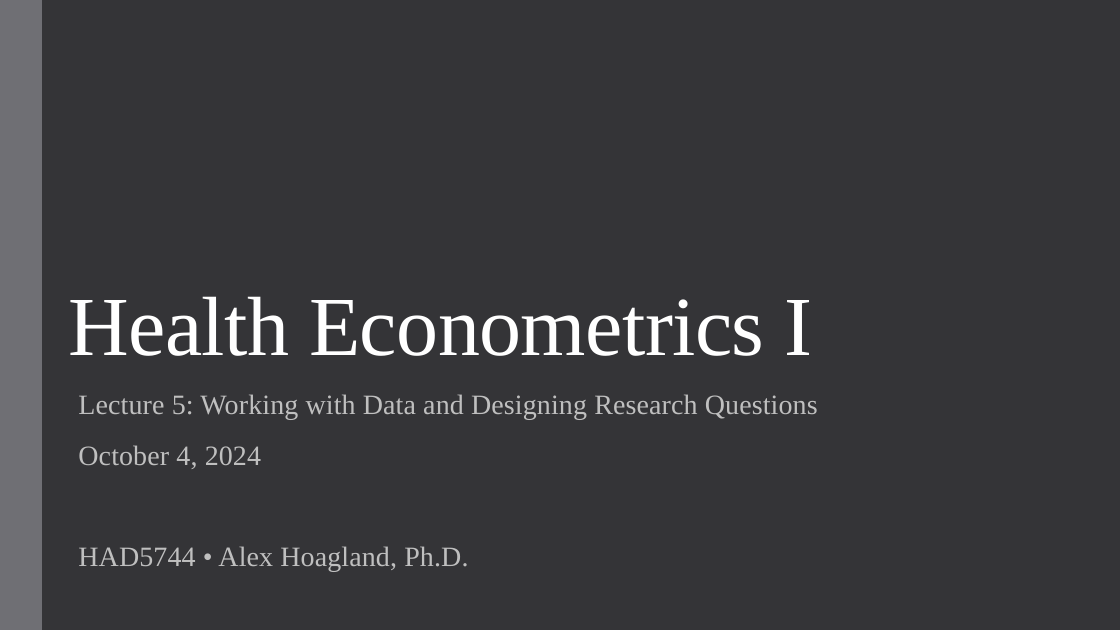
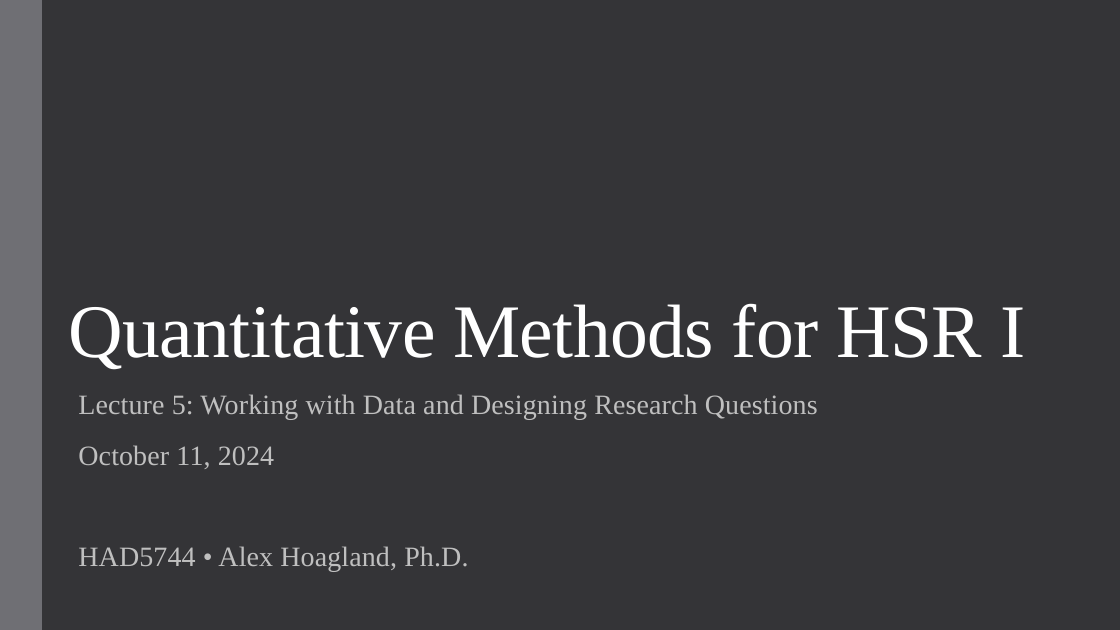
Before and after one commit to qiufei/fork-HAD5744, a slide deck: slide 1 of Lecture05_DataCleaning/Lecture5_DataCleaning-ResearchDesign.pptx. Drawn at 1120x630 pixels with LibreOffice and Linux fonts; fonts in the diff are those of the drawing. Boxes give left, top, right and bottom in pixels: in the first picture for what was removed or moved away, otherwise in the second. Text is boxed around its words. In the diff, an @@ line names an element or a change of style, - is before the commit and + after.

```diff
--- a/Lecture05_DataCleaning/Lecture5_DataCleaning-ResearchDesign.pptx
+++ b/Lecture05_DataCleaning/Lecture5_DataCleaning-ResearchDesign.pptx
@@ title at [68, 303, 1025, 370]: text changed; size 72 to 64.8 pt @@
-Health Econometrics I
+Quantitative Methods for HSR I
@@ subtitle at [78, 445, 274, 469]: text changed @@
-October 4, 2024
+October 11, 2024
```
Also in this commit, not shown: 13 other files.
